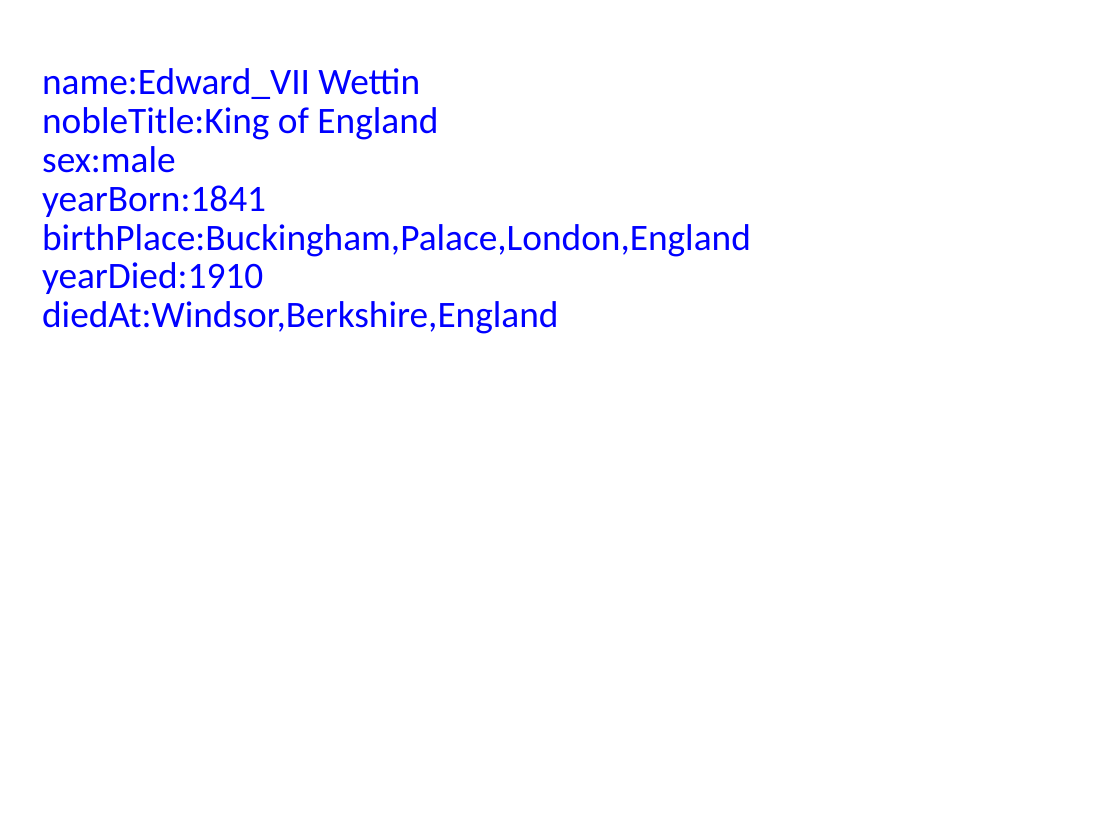
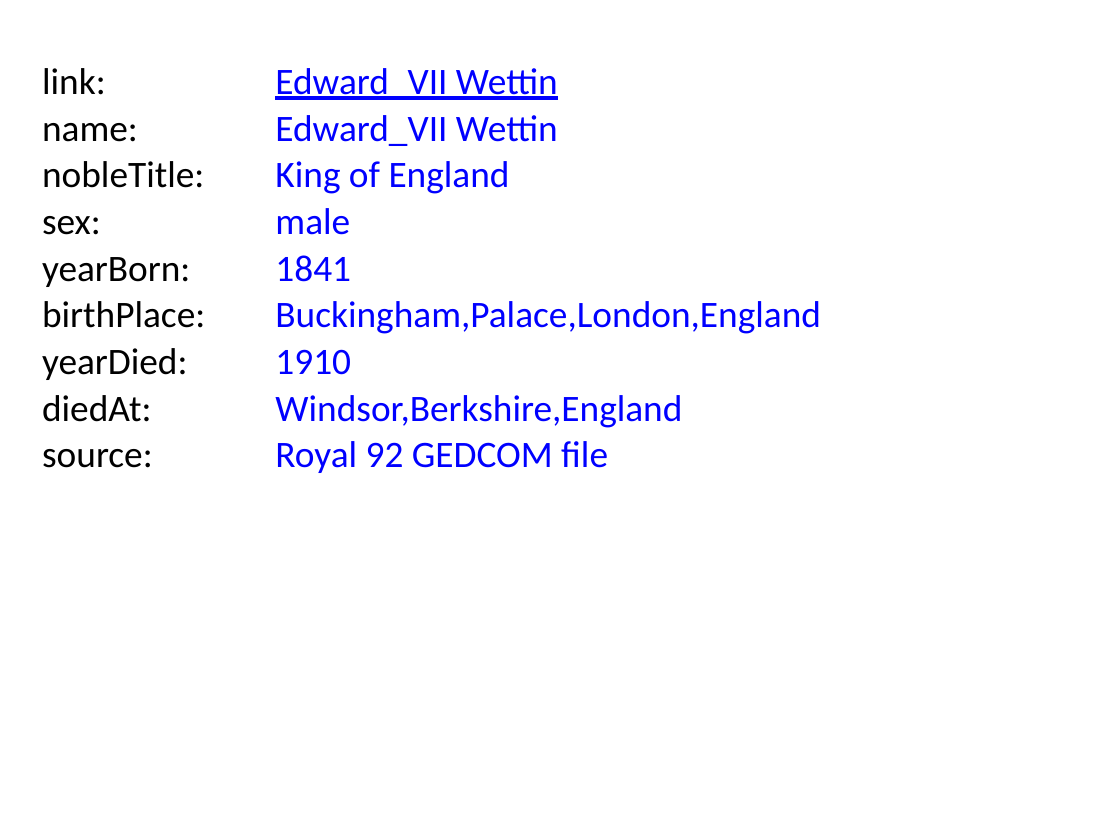
Before and after one commit to BITPlan/com.bitplan.simplegraph, a slide deck: slide 3 of QueenVictoria.pptx. Drawn at 1120x840 pixels with LibreOffice and Linux fonts; fonts in the diff are those of the drawing. Boxes give left, top, right and bottom in pixels: in the first picture for what was removed or moved away, otherwise in the second. Text is boxed around its words. In the diff, an @@ line names an element or a change of style, - is before the commit and + after.

```diff
--- a/QueenVictoria.pptx
+++ b/QueenVictoria.pptx
@@ text added at <box>42,68,106,95</box>, 24 pt, text #000000 @@
+link:
@@ text at <box>275,68,558,100</box>: text changed @@
-name:Edward_VII Wettin
+Edward_VII Wettin
@@ text added at <box>275,115,558,146</box>, 24 pt, text #0000FF @@
+Edward_VII Wettin
@@ text added at <box>42,123,138,142</box>, 24 pt, text #000000 @@
+name:
@@ text added at <box>42,161,204,188</box>, 24 pt, text #000000 @@
+nobleTitle:
@@ text at <box>275,161,510,194</box>: text changed @@
-nobleTitle:King of England
+King of England
@@ text at <box>275,208,350,235</box>: text changed @@
-sex:male
+male
@@ text added at <box>42,216,101,235</box>, 24 pt, text #000000 @@
+sex:
@@ text added at <box>42,257,190,287</box>, 24 pt, text #000000 @@
+yearBorn:
@@ text at <box>275,255,351,282</box>: text changed @@
-yearBorn:1841
+1841
@@ text added at <box>42,301,205,328</box>, 24 pt, text #000000 @@
+birthPlace:
@@ text at <box>275,301,821,334</box>: text changed @@
-birthPlace:Buckingham,Palace,London,England
+Buckingham,Palace,London,England
@@ text added at <box>42,348,187,380</box>, 24 pt, text #000000 @@
+yearDied:
@@ text at <box>275,349,351,375</box>: text changed @@
-yearDied:1910
+1910
@@ text added at <box>42,395,151,422</box>, 24 pt, text #000000 @@
+diedAt:
@@ text at <box>275,395,682,428</box>: text changed @@
-diedAt:Windsor,Berkshire,England
+Windsor,Berkshire,England
@@ text added at <box>42,449,153,468</box>, 24 pt, text #000000 @@
+source:
@@ text added at <box>275,441,608,473</box>, 24 pt, text #0000FF @@
+Royal 92 GEDCOM file
```
Also in this commit, not shown: 9 other slides changed, 15 other files.
